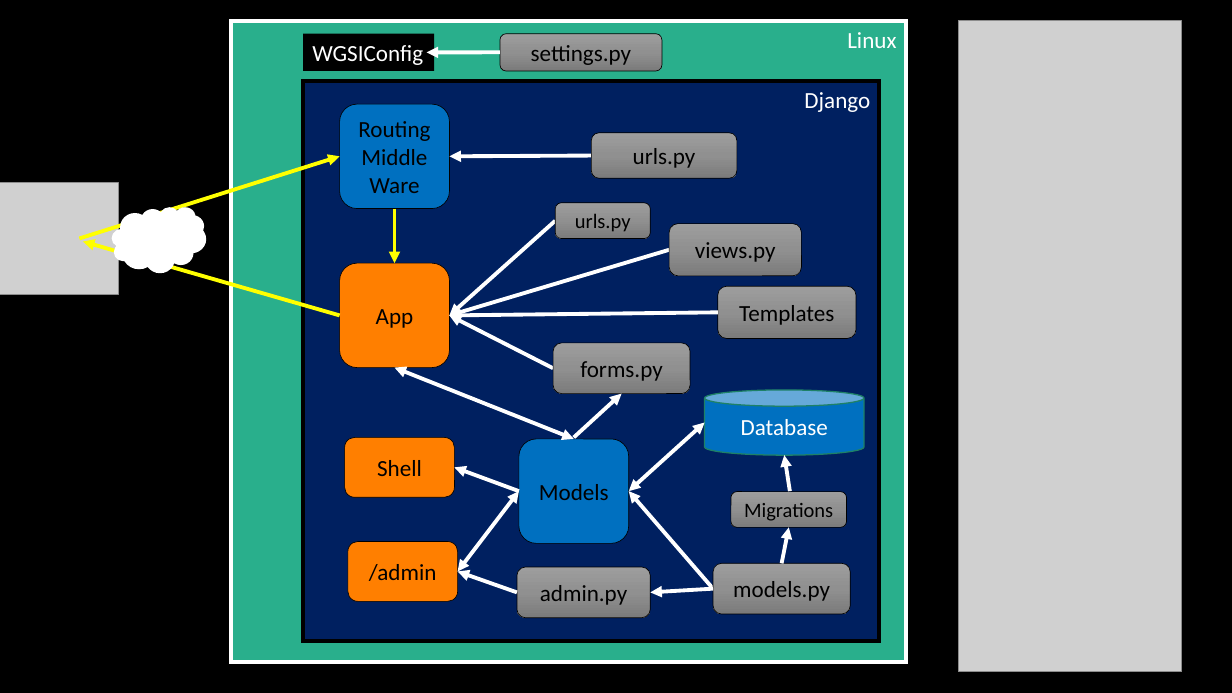
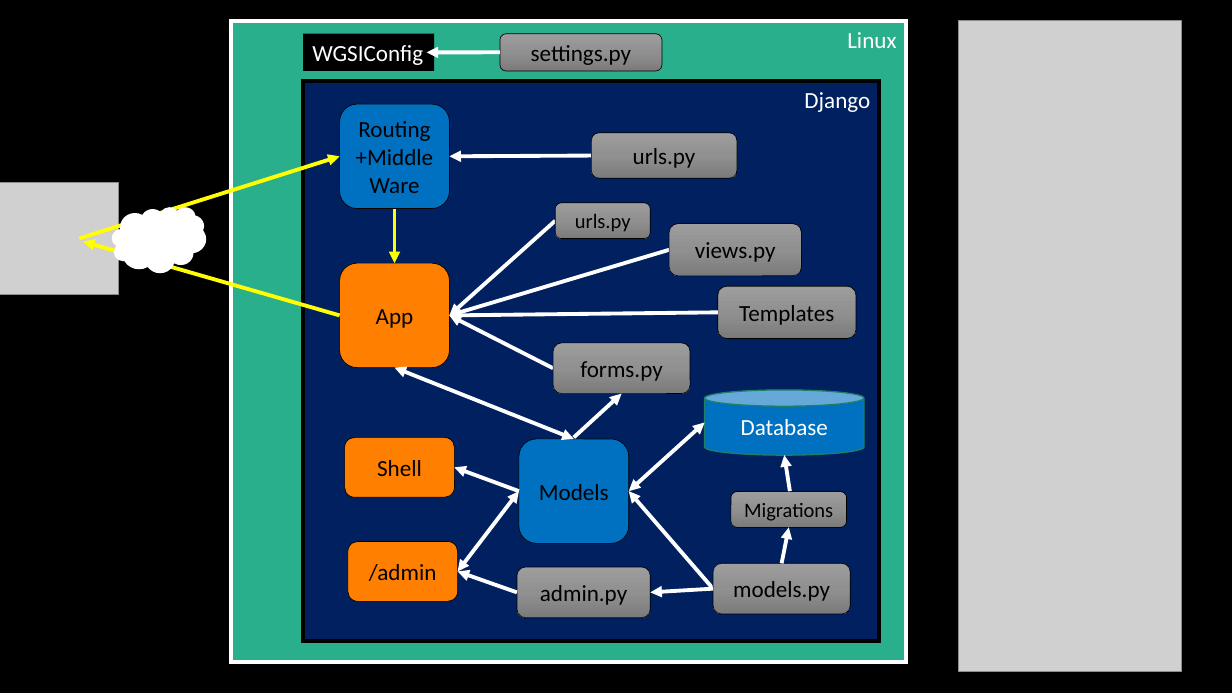
Before and after one commit to csev/dj4e, a slide deck: slide 3 of lectures/bigpicture.pptx. Drawn at 1232x693 pixels with LibreOffice and Linux fonts; fonts in the diff are those of the drawing; grey boxes stand for pictures. Boxes give left, top, right and bottom in pixels: in the first picture for what was removed or moved away, otherwise in the second. Text is boxed around its words. In the diff, an @@ line names an element or a change of style, - is before the commit and + after.

```diff
--- a/lectures/bigpicture.pptx
+++ b/lectures/bigpicture.pptx
@@ text in rounded rectangle at (x1=356, y1=149, x2=433, y2=165): text changed @@
-Middle
++Middle
```
Also in this commit, not shown: 1 other slide changed, 1 other file.
